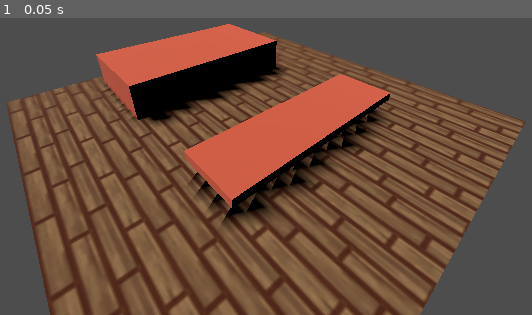
Above: before the commit, frame 1.
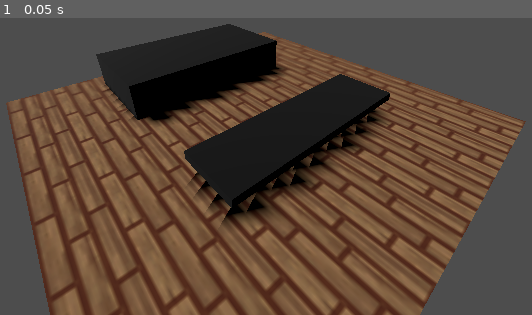
Above: after the commit, the same moment.

Repository: Dorifor/old-spooktober-n64
Game: Godot game, scene res://main.tscn
Two runs of this game, one before a commit and one after it. Both use one fixed random seed, a clock stepped at 60 frames per second and the inputs below.
Inputs:
- Up to frame 1 (0.05 s): no input

The runs differ from the first frame. In frame 1, 10% of the frame differs, in the area x 18-74%, y 2-64%.

Commit message:
Update main.tscn
Noir.

Diff:
--- a/main.tscn
+++ b/main.tscn
@@ -12,7 +12,7 @@
 [sub_resource type="BoxMesh" id="BoxMesh_wuvno"]
 
 [sub_resource type="StandardMaterial3D" id="StandardMaterial3D_byqca"]
-albedo_color = Color(1, 0.443137, 0.321569, 1)
+albedo_color = Color(0, 0, 0, 1)
 
 [node name="Main Scene" type="Node3D"]
 
